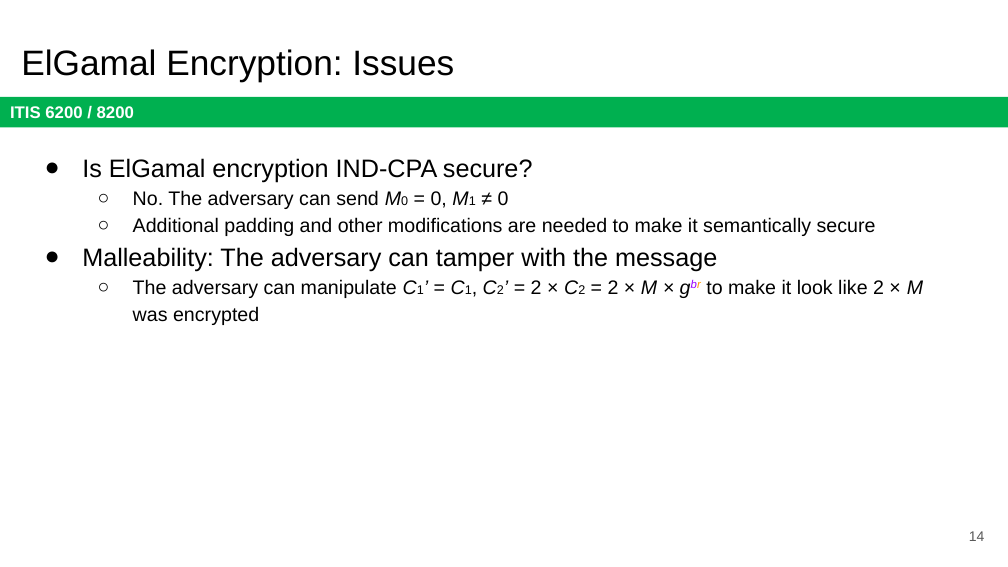
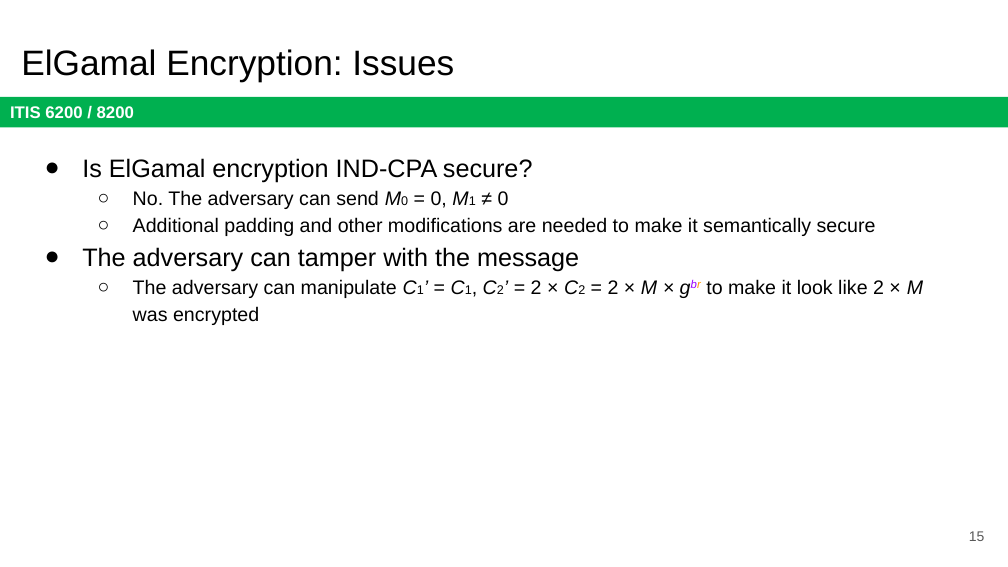
Before and after one commit to jx5c/github.io, a slide deck: slide 15 of teaching/ITIS6200/2023fa/lectures/lec06.pptx (slide 14 before the commit). Drawn at 1008x567 pixels with LibreOffice and Linux fonts; fonts in the diff are those of the drawing. Boxes give left, top, right and bottom in pixels: in the first picture for what was removed or moved away, otherwise in the second. Text is boxed around its words. In the diff, an @@ line names an element or a change of style, - is before the commit and + after.

```diff
--- a/teaching/ITIS6200/2023fa/lectures/lec06.pptx
+++ b/teaching/ITIS6200/2023fa/lectures/lec06.pptx
@@ text at [82,247,579,271]: text changed @@
-● Malleability: The adversary can tamper with the message
+● The adversary can tamper with the message
@@ page number at [969,531,985,541]: text changed @@
-14
+15
```
Also in this commit, not shown: 10 other slides changed, 1 slide added, 1 other file.
